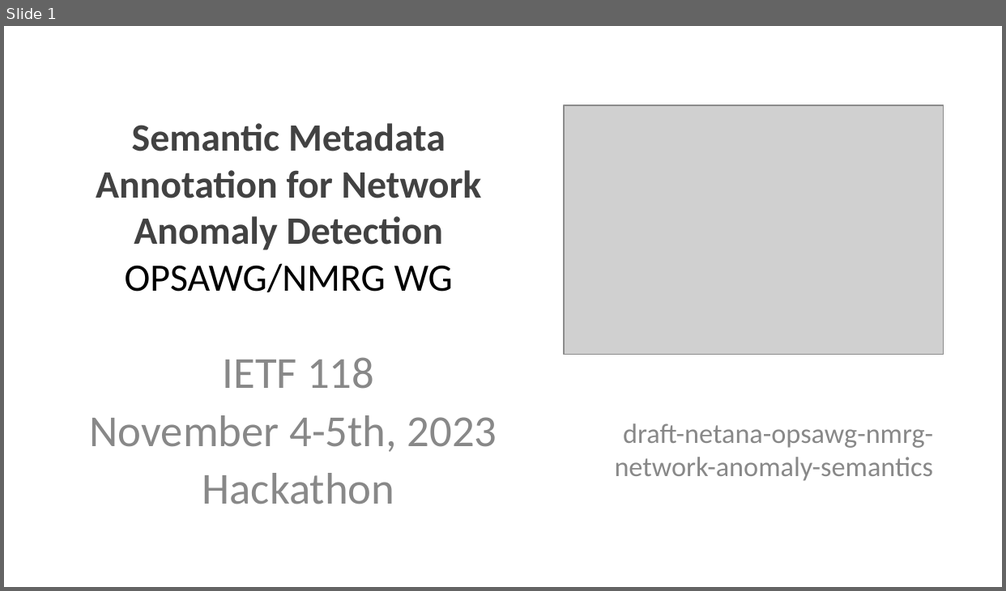
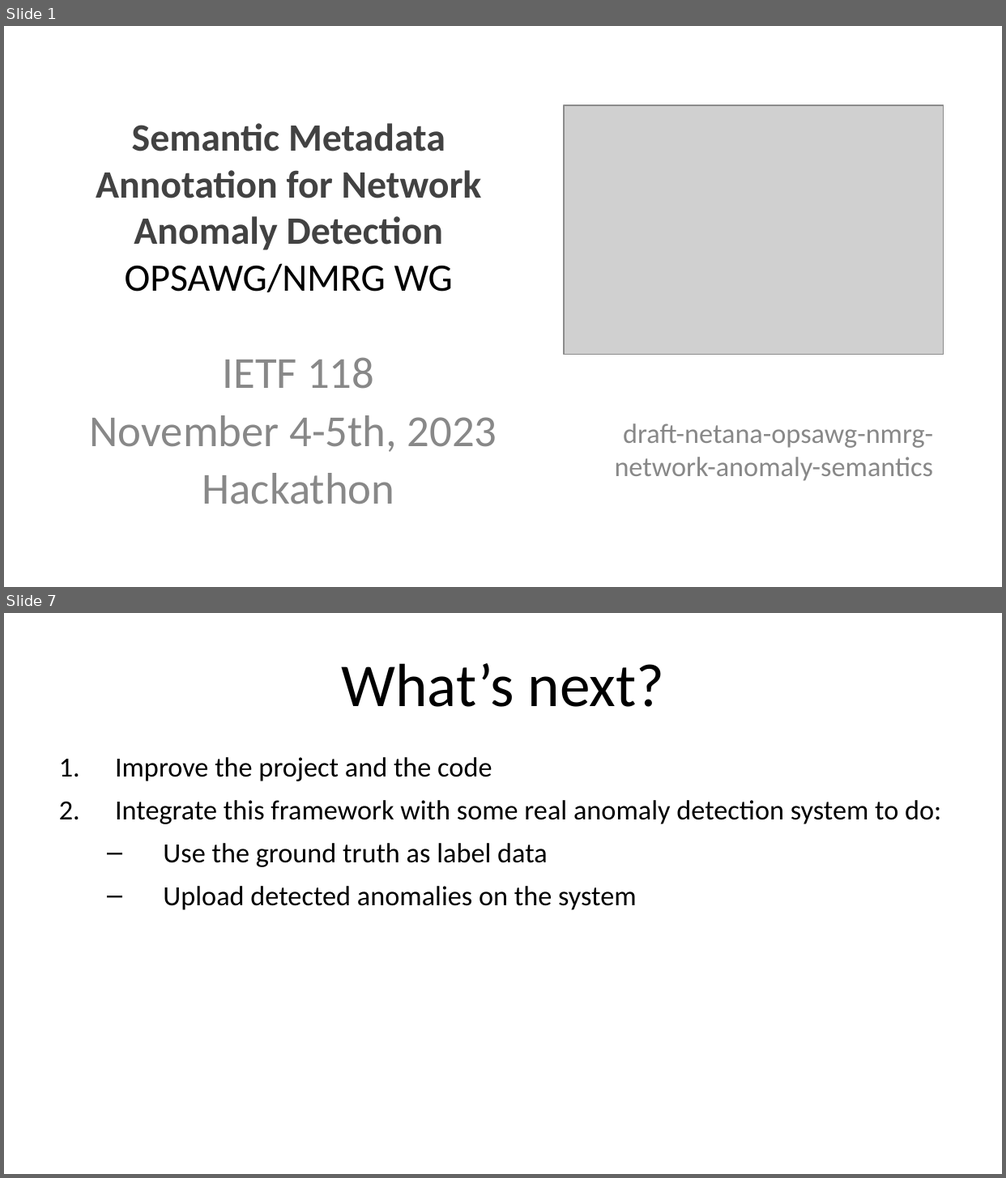
Before and after one commit to network-analytics/ietf-network-analytics-document-status, a slide deck: 118/Hackathon/ietf-118-hackathon-semantic-metadata-annotation-anomaly-detection.pptx. Shown one above the other, each under a label of ours: slide 1 before the commit, slides 1 and 7 after it; the slides between them are not shown. The pictures are 1006x591 and 1006x1178 pixels, drawn with LibreOffice and Linux fonts; fonts in the diff are those of the drawing; grey boxes stand for pictures. Boxes give left, top, right and bottom in pixels: in the first picture for what was removed or moved away, otherwise in the second. Text is boxed around its words. In the diff, an @@ line names an element or a change of style, - is before the commit and + after.

```diff
--- a/118/Hackathon/ietf-118-hackathon-semantic-metadata-annotation-anomaly-detection.pptx
+++ b/118/Hackathon/ietf-118-hackathon-semantic-metadata-annotation-anomaly-detection.pptx
@@ slide 7 added at bbox=[4, 613, 1002, 1174], background #FFFFFF @@
@@ title added at bbox=[341, 663, 664, 707], 44 pt, text #000000 @@
+What’s next?
@@ text added at bbox=[115, 757, 941, 910], 20 pt, text #000000 @@
+1. Improve the project and the code
+2. Integrate this framework with some real anomaly detection system to do:
+  – Use the ground truth as label data
+  – Upload detected anomalies on the system
```
Also in this commit, not shown: 2 slides changed, 4 other slides added, 3 slides removed, 1 other file.
